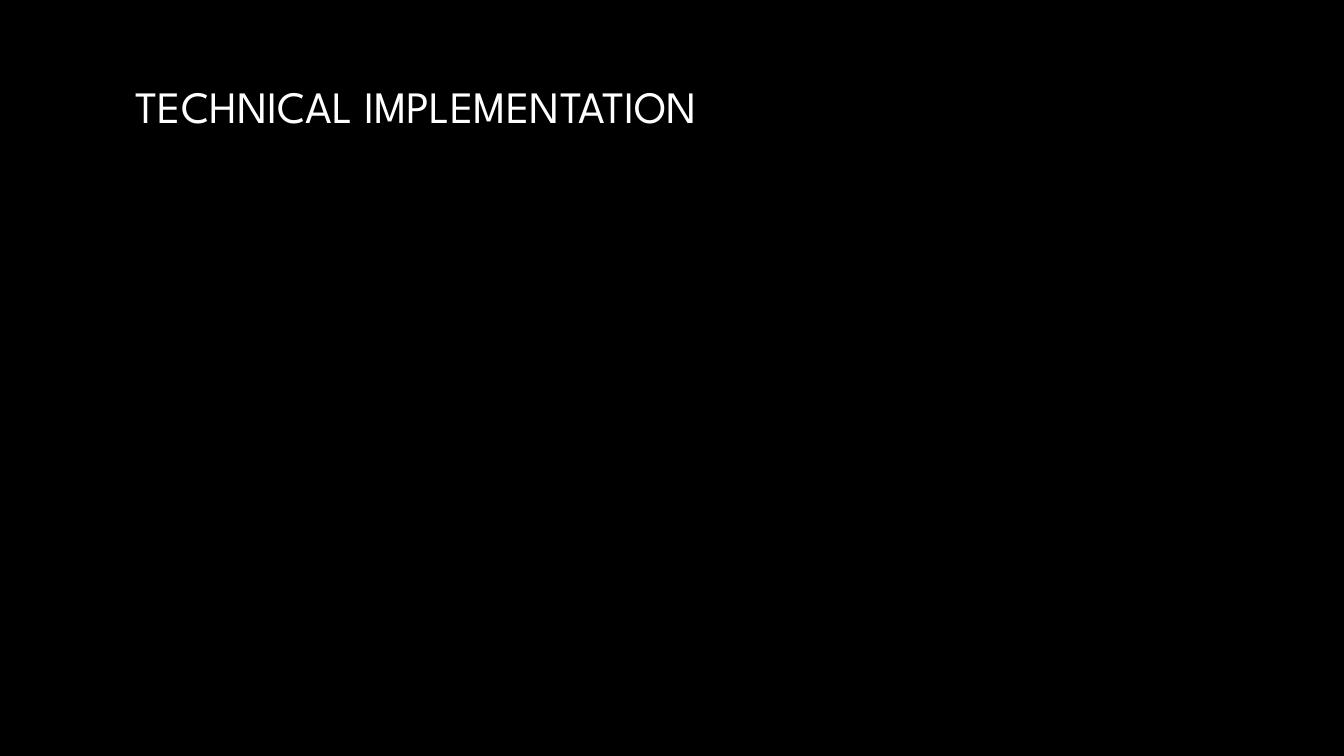
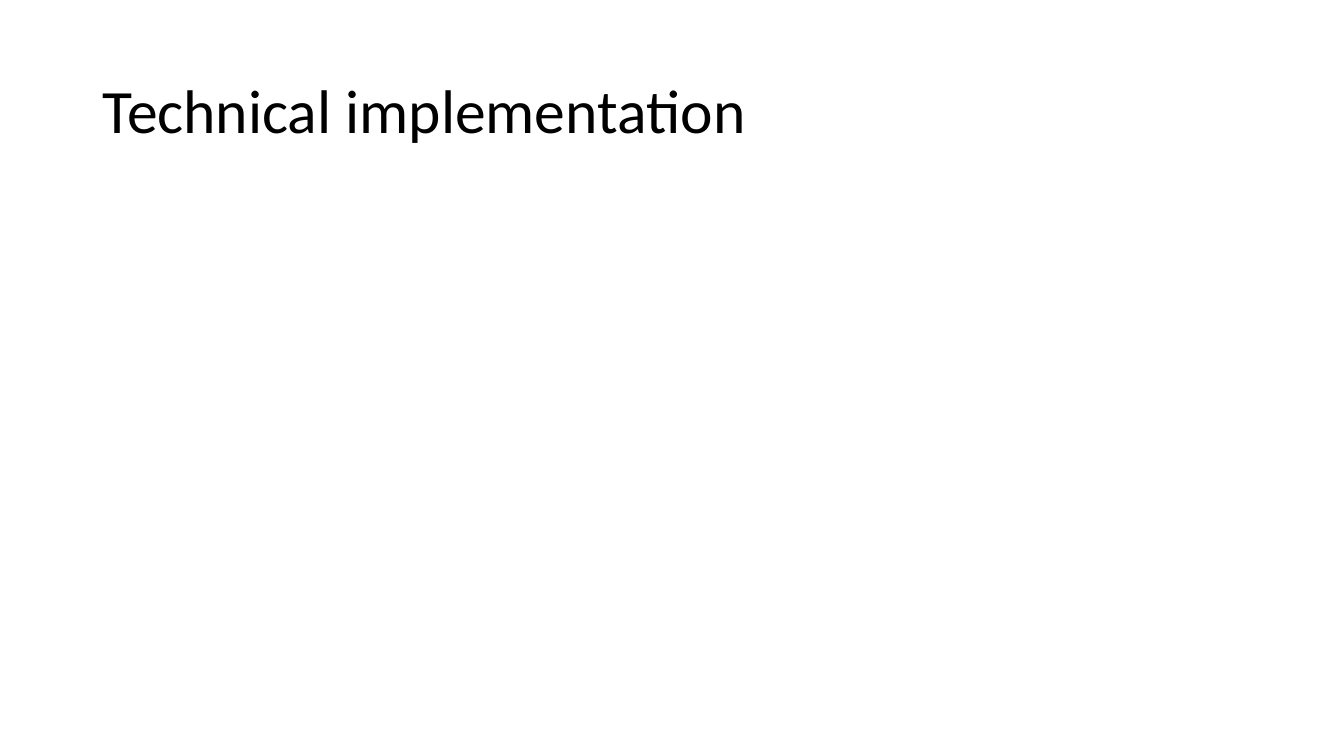
Before and after one commit to manullamas/CrimeDV, a slide deck: slide 5 of Presentation/Team5_Final.pptx. Drawn at 1344x756 pixels with LibreOffice and Linux fonts; fonts in the diff are those of the drawing; background and template pictures are left out. Boxes give left, top, right and bottom in pixels: in the first picture for what was removed or moved away, otherwise in the second. Text is boxed around its words. In the diff, an @@ line names an element or a change of style, - is before the commit and + after.

```diff
--- a/Presentation/Team5_Final.pptx
+++ b/Presentation/Team5_Final.pptx
@@ background picture (left out) to #FFFFFF @@
@@ title at [102, 90, 746, 143]: text changed; size 32 to 44 pt; font League Spartan to Calibri; text colour gradient #FFFFFF to #A6A6A6 to #000000 @@
-TECHNICAL IMPLEMENTATION
+Technical implementation
```
Also in this commit, not shown: 9 other slides changed, 1 other file.
